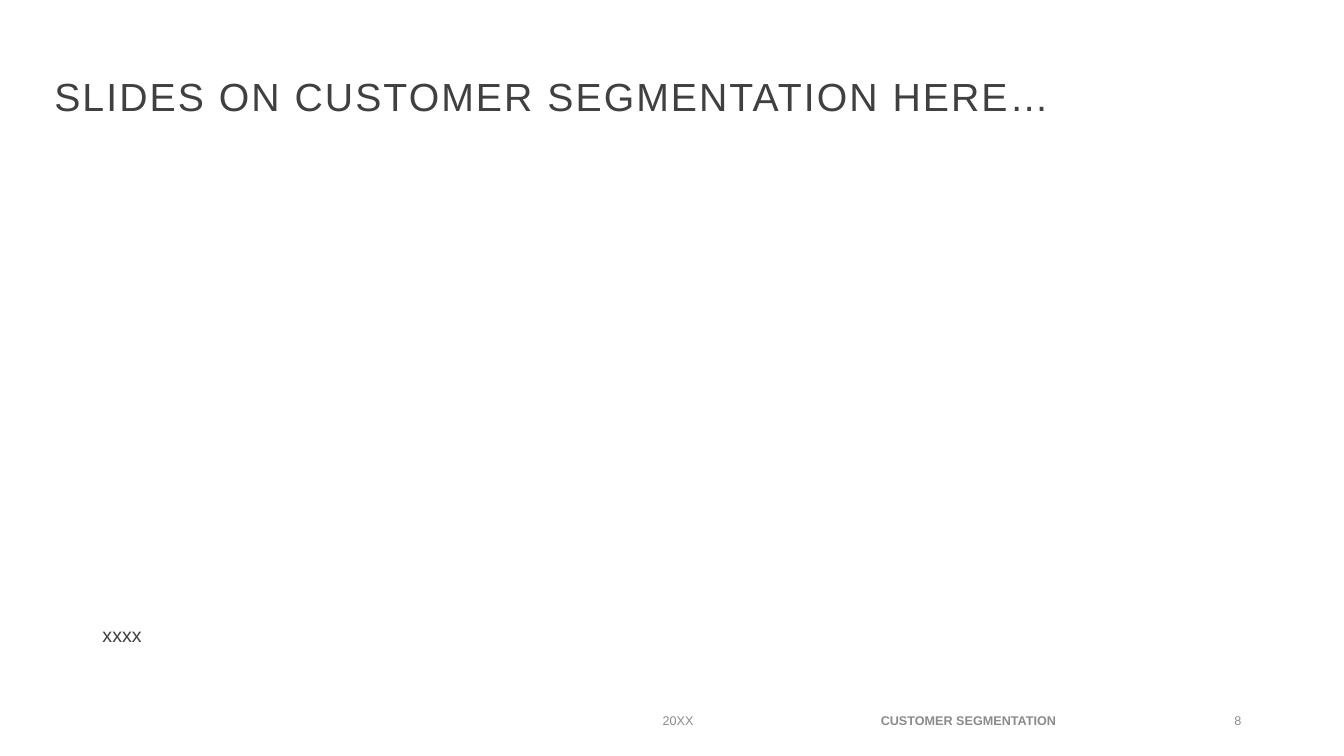
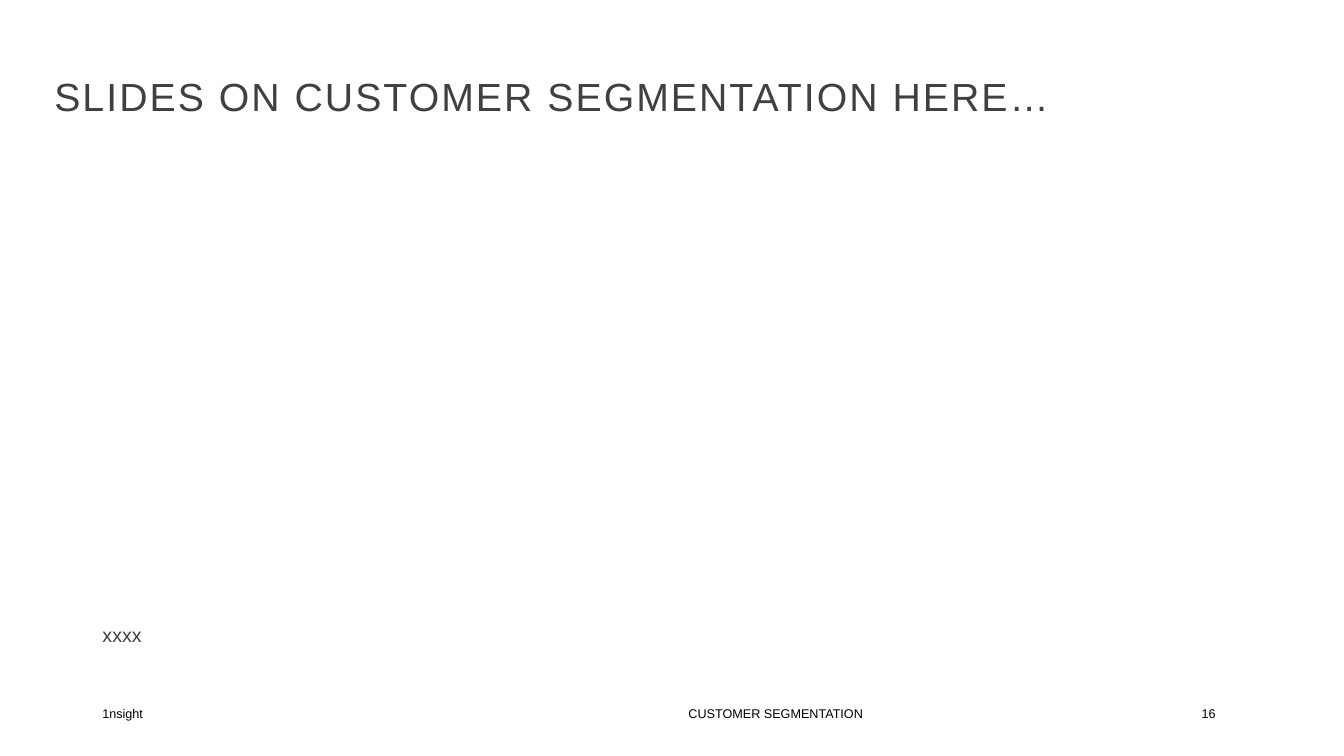
Before and after one commit to chrischoo/M2Project, a slide deck: slide 16 of presentation/1nsight Presentation - olist.pptx (slide 8 before the commit). Drawn at 1344x756 pixels with LibreOffice and Linux fonts; fonts in the diff are those of the drawing; background and template pictures are left out. Boxes give left, top, right and bottom in pixels: in the first picture for what was removed or moved away, otherwise in the second. Text is boxed around its words. In the diff, an @@ line names an element or a change of style, - is before the commit and + after.

```diff
--- a/presentation/1nsight Presentation - olist.pptx
+++ b/presentation/1nsight Presentation - olist.pptx
@@ text added at (102, 709, 143, 721), 9 pt, text #000000 @@
+1nsight
@@ text removed at (663, 716, 694, 725) @@
-20XX
@@ text "CUSTOMER SEGMENTATION": place and size @@
-text "CUSTOMER SEGMENTATION" at (881, 716, 1056, 725)
+text "CUSTOMER SEGMENTATION" at (688, 709, 863, 718)
@@ text "CUSTOMER SEGMENTATION" at (688, 709, 863, 718): text colour #8C8C8C to #000000, bold off; alignment centre to left; vertical alignment middle to top @@
@@ page number added at (1202, 709, 1216, 718), 9 pt, text #000000 @@
+16
@@ page number removed at (1234, 716, 1241, 725) @@
-8
```
Also in this commit, not shown: 8 other slides changed, 11 slides added, 1 slide removed, 1 other file.
